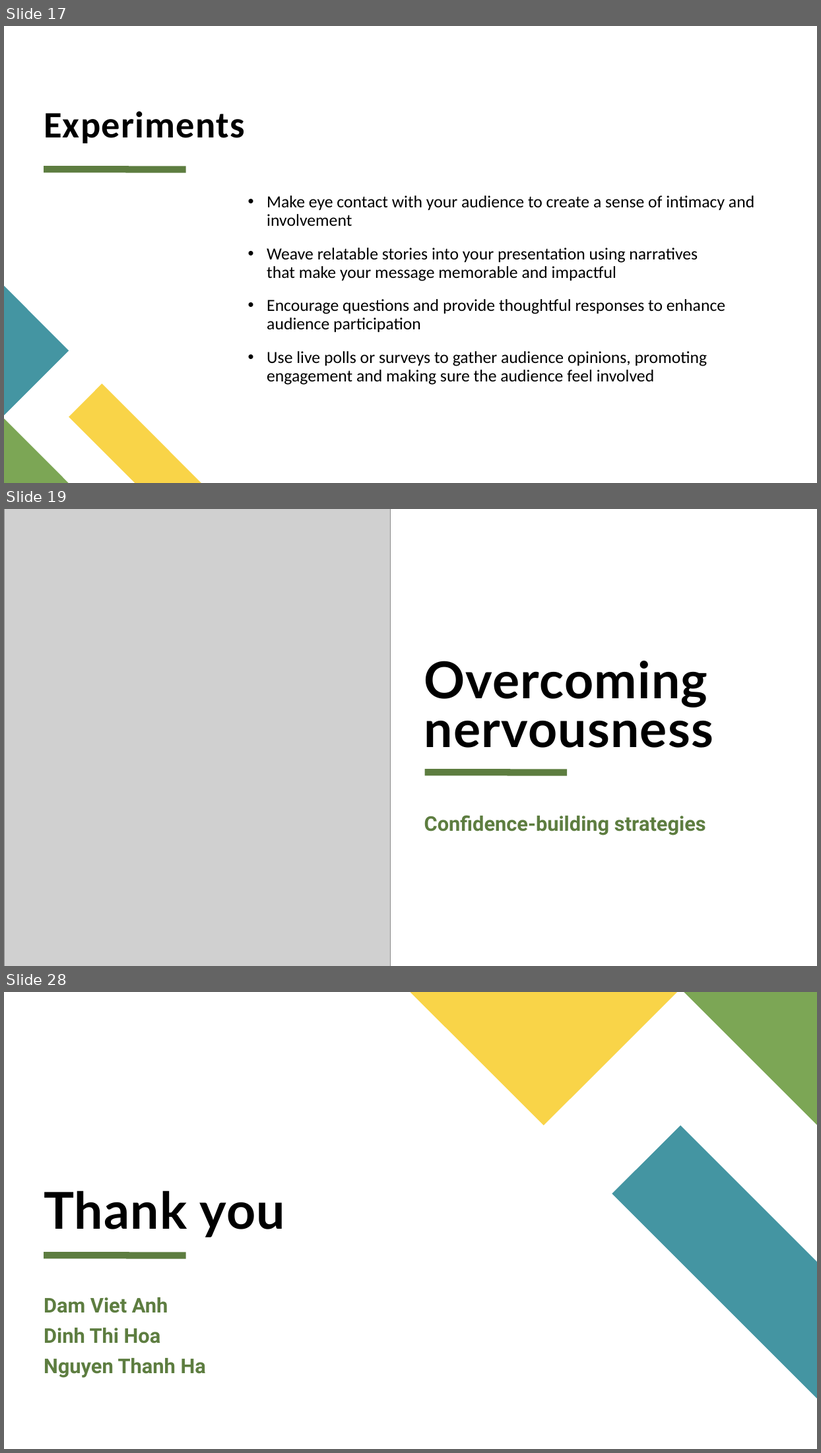
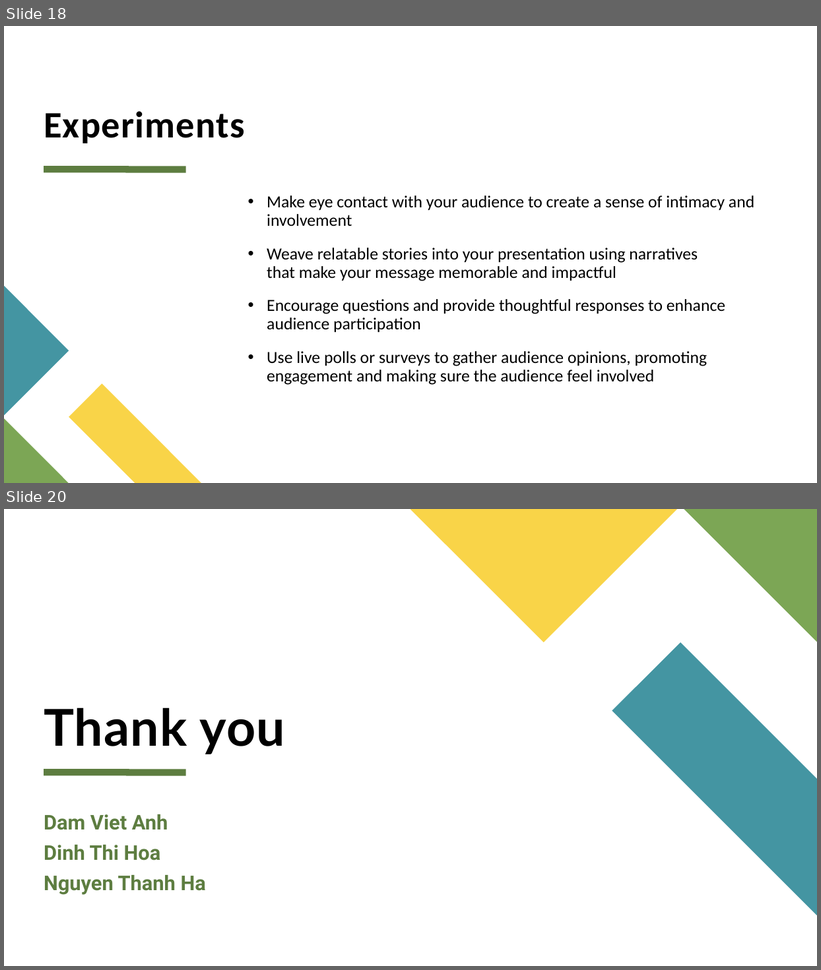
Before and after one commit to Anh26535D/cpp, a slide deck: report_computer_vision.pptx. Shown one above the other, each under a label of ours: slides 17, 19 and 28 before the commit, slides 18 and 20 after it; the slides between them are not shown. The pictures are 821x1453 and 821x970 pixels, drawn with LibreOffice and Linux fonts; fonts in the diff are those of the drawing; grey boxes stand for pictures. Boxes give left, top, right and bottom in pixels: in the first picture for what was removed or moved away, otherwise in the second. Text is boxed around its words. In the diff, an @@ line names an element or a change of style, - is before the commit and + after.

```diff
--- a/report_computer_vision.pptx
+++ b/report_computer_vision.pptx
@@ slide 19 removed at [4,509,817,966], background #FFFFFF @@
@@ picture removed at [4,509,390,966] @@
@@ title removed at [424,661,714,748] @@
-Overcoming nervousness
@@ line removed from (425, 772) to (567, 772) @@
@@ text removed at [424,815,706,836] @@
-Confidence-building strategies
@@ what was slide 17 is now slide 18 @@
@@ what was slide 28 is now slide 20 @@
```
Also in this commit, not shown: 1 slide changed, 4 slides added, 11 other slides removed.
